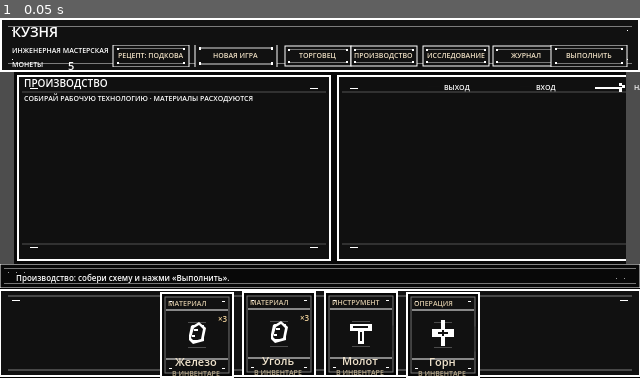
Above: before the commit, frame 1.
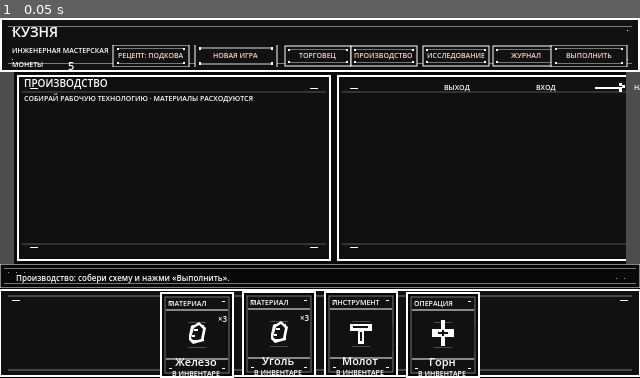
Above: after the commit, the same moment.

Repository: Blyaprint/new-1-bit-kuznya
Game: Godot game, scene res://scenes/board_prototype.tscn
The game is run twice, just before and just after one commit, with the same random seed, the same clock (stepped at 60 frames per second) and the same inputs.
Inputs:
- Up to frame 1 (0.05 s): no input

The runs differ from the first frame. In frame 1, 0.7% of the frame differs, in the area x 26-73%, y 78-100%.

Commit message:
Convert interface typography to monochrome 1-bit

Diff:
--- a/scenes/ui/card_view.tscn
+++ b/scenes/ui/card_view.tscn
@@ -46,7 +46,7 @@
 offset_top = 30.8
 offset_right = 28.6
 offset_bottom = 38.3
-theme_override_colors/font_color = Color(0.83, 0.88, 0.84, 1)
+theme_override_colors/font_color = Color(1, 1, 1, 1)
 theme_override_font_sizes/font_size = 7
 mouse_filter = 2
 
@@ -63,7 +63,7 @@
 offset_top = 51.3
 offset_right = 28.6
 offset_bottom = 58.9
-theme_override_colors/font_color = Color(0.83, 0.88, 0.84, 1)
+theme_override_colors/font_color = Color(1, 1, 1, 1)
 theme_override_font_sizes/font_size = 7
 mouse_filter = 2
 
@@ -80,7 +80,7 @@
 offset_top = 48.6
 offset_right = 71.3
 offset_bottom = 55.6
-theme_override_colors/font_color = Color(0.94, 0.84, 0.67, 1)
+theme_override_colors/font_color = Color(1, 1, 1, 1)
 theme_override_font_sizes/font_size = 7
 horizontal_alignment = 2
 mouse_filter = 2
@@ -90,7 +90,7 @@
 offset_top = 7.0
 offset_right = 70.2
 offset_bottom = 16.2
-theme_override_colors/font_color = Color(0.85, 0.78, 0.65, 1)
+theme_override_colors/font_color = Color(1, 1, 1, 1)
 theme_override_font_sizes/font_size = 7
 mouse_filter = 2
 
@@ -99,7 +99,7 @@
 offset_top = 62.6
 offset_right = 71.3
 offset_bottom = 75.1
-theme_override_colors/font_color = Color(0.94, 0.89, 0.8, 1)
+theme_override_colors/font_color = Color(1, 1, 1, 1)
 theme_override_font_sizes/font_size = 11
 horizontal_alignment = 1
 vertical_alignment = 1
@@ -110,7 +110,7 @@
 offset_top = 21.6
 offset_right = 70.2
 offset_bottom = 32.4
-theme_override_colors/font_color = Color(0.95, 0.83, 0.61, 1)
+theme_override_colors/font_color = Color(1, 1, 1, 1)
 theme_override_font_sizes/font_size = 8
 horizontal_alignment = 2
 mouse_filter = 2
@@ -120,7 +120,7 @@
 offset_top = 76.7
 offset_right = 71.3
 offset_bottom = 84.8
-theme_override_colors/font_color = Color(0.71, 0.65, 0.53, 1)
+theme_override_colors/font_color = Color(1, 1, 1, 1)
 theme_override_font_sizes/font_size = 7
 horizontal_alignment = 1
 mouse_filter = 2
